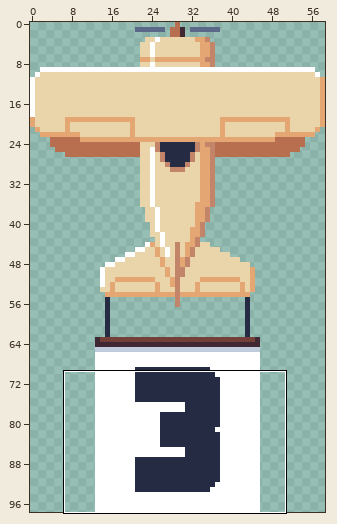
Pixel-art file, stored at core/assets-src/ui/championship-finished-3.anim.ase. The picture above shows the old version from afar; the outline marks the close-up.
Close-up. First the earlier version:
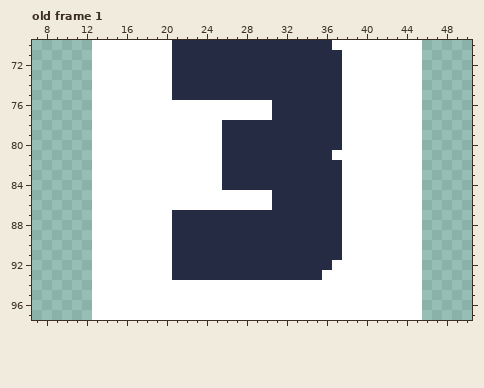
59x98 pixels, 1 frame. Shown: old frame 1: x 7..50, y 70..97. The commit also changed other frames or places, which this record leaves out.
And afterwards:
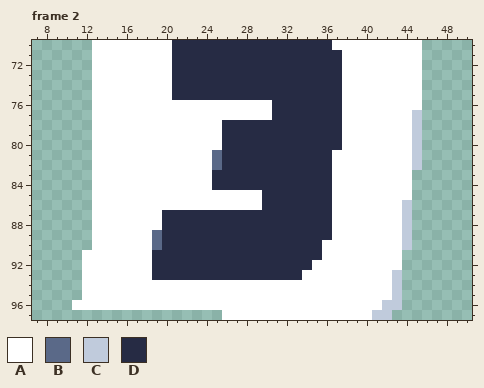
Palette (. is transparent): A #ffffff  B #5a6988  C #c0cbdc  D #262b44
A new or re-ordered frame is compared with the old frame closest to it.
Change:
frames 1 -> 8
layer "Number" added
--- frame 2 is new; against old frame 1, layers "Number", "Layer 1"
@@ x 7..50 @@
 76 ......AAAAAAAAAAAAAAAAAADDDDDDDAAAAAAAA.....
-77 ......AAAAAAAAAAAAAAAAAADDDDDDDAAAAAAAA.....
-78 ......AAAAAAAAAAAAADDDDDDDDDDDDAAAAAAAA.....
-79 ......AAAAAAAAAAAAADDDDDDDDDDDDAAAAAAAA.....
-80 ......AAAAAAAAAAAAADDDDDDDDDDDDAAAAAAAA.....
-81 ......AAAAAAAAAAAAADDDDDDDDDDDAAAAAAAAA.....
-82 ......AAAAAAAAAAAAADDDDDDDDDDDDAAAAAAAA.....
-83 ......AAAAAAAAAAAAADDDDDDDDDDDDAAAAAAAA.....
-84 ......AAAAAAAAAAAAADDDDDDDDDDDDAAAAAAAA.....
-85 ......AAAAAAAAAAAAAAAAAADDDDDDDAAAAAAAA.....
-86 ......AAAAAAAAAAAAAAAAAADDDDDDDAAAAAAAA.....
-87 ......AAAAAAAADDDDDDDDDDDDDDDDDAAAAAAAA.....
-88 ......AAAAAAAADDDDDDDDDDDDDDDDDAAAAAAAA.....
-89 ......AAAAAAAADDDDDDDDDDDDDDDDDAAAAAAAA.....
-90 ......AAAAAAAADDDDDDDDDDDDDDDDDAAAAAAAA.....
-91 ......AAAAAAAADDDDDDDDDDDDDDDDDAAAAAAAA.....
-92 ......AAAAAAAADDDDDDDDDDDDDDDDAAAAAAAAA.....
-93 ......AAAAAAAADDDDDDDDDDDDDDDAAAAAAAAAA.....
-94 ......AAAAAAAAAAAAAAAAAAAAAAAAAAAAAAAAA.....
-95 ......AAAAAAAAAAAAAAAAAAAAAAAAAAAAAAAAA.....
-96 ......AAAAAAAAAAAAAAAAAAAAAAAAAAAAAAAAA.....
-97 ......AAAAAAAAAAAAAAAAAAAAAAAAAAAAAAAAA.....
+77 ......AAAAAAAAAAAAAAAAAADDDDDDDAAAAAAAC.....
+78 ......AAAAAAAAAAAAADDDDDDDDDDDDAAAAAAAC.....
+79 ......AAAAAAAAAAAAADDDDDDDDDDDDAAAAAAAC.....
+80 ......AAAAAAAAAAAAADDDDDDDDDDDDAAAAAAAC.....
+81 ......AAAAAAAAAAAABDDDDDDDDDDDAAAAAAAAC.....
+82 ......AAAAAAAAAAAABDDDDDDDDDDDAAAAAAAAC.....
+83 ......AAAAAAAAAAAADDDDDDDDDDDDAAAAAAAA......
+84 ......AAAAAAAAAAAADDDDDDDDDDDDAAAAAAAA......
+85 ......AAAAAAAAAAAAAAAAADDDDDDDAAAAAAAA......
+86 ......AAAAAAAAAAAAAAAAADDDDDDDAAAAAAAC......
+87 ......AAAAAAADDDDDDDDDDDDDDDDDAAAAAAAC......
+88 ......AAAAAAADDDDDDDDDDDDDDDDDAAAAAAAC......
+89 ......AAAAAABDDDDDDDDDDDDDDDDDAAAAAAAC......
+90 ......AAAAAABDDDDDDDDDDDDDDDDAAAAAAAAC......
+91 .....AAAAAAADDDDDDDDDDDDDDDDDAAAAAAAA.......
+92 .....AAAAAAADDDDDDDDDDDDDDDDAAAAAAAAA.......
+93 .....AAAAAAADDDDDDDDDDDDDDDAAAAAAAAAC.......
+94 .....AAAAAAAAAAAAAAAAAAAAAAAAAAAAAAAC.......
+95 .....AAAAAAAAAAAAAAAAAAAAAAAAAAAAAAAC.......
+96 ....AAAAAAAAAAAAAAAAAAAAAAAAAAAAAAACC.......
+97 ...................AAAAAAAAAAAAAAACC........
